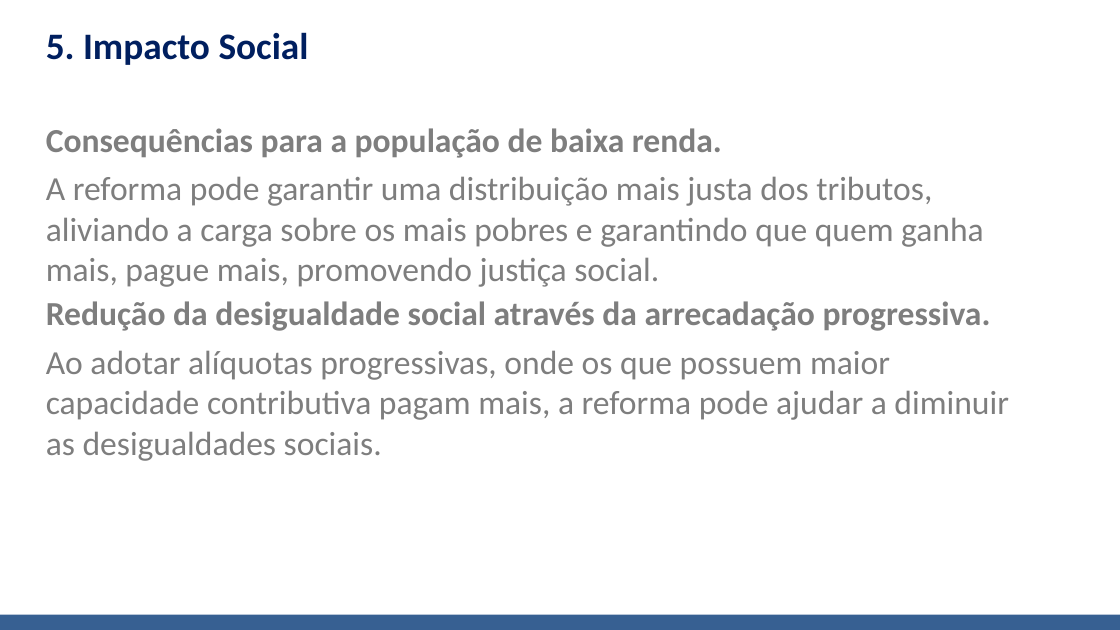
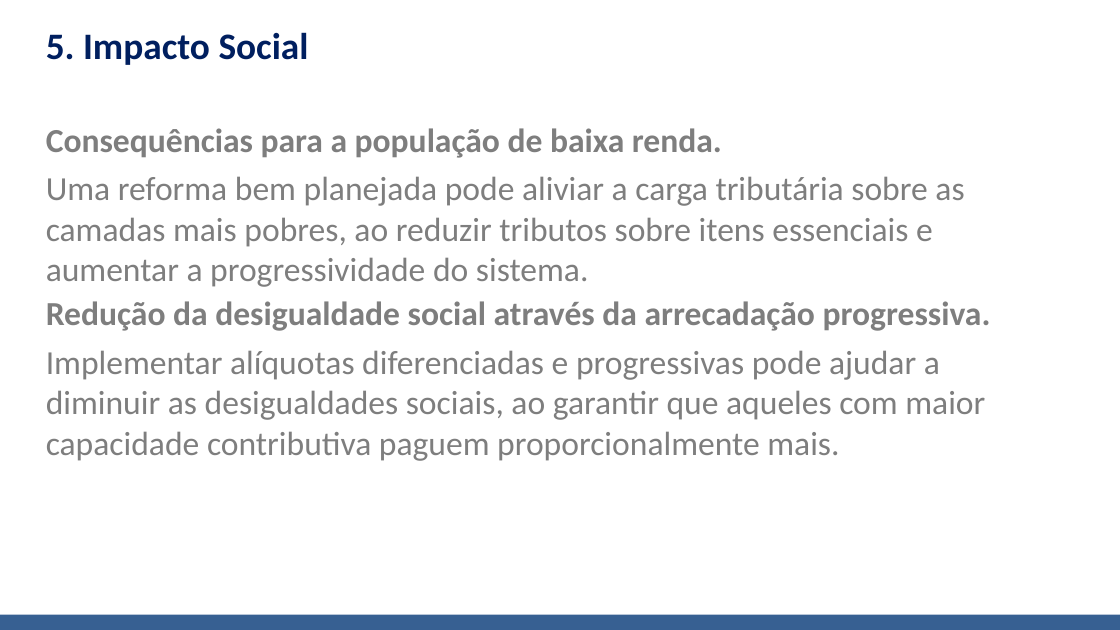
Before and after one commit to Arthur5252/apresentacao_ia, a slide deck: slide 6 of apresentacao.pptx. Drawn at 1120x630 pixels with LibreOffice and Linux fonts; fonts in the diff are those of the drawing; background and template pictures are left out. Boxes give left, top, right and bottom in pixels: in the first picture for what was removed or moved away, otherwise in the second. Text is boxed around its words. In the diff, an @@ line names an element or a change of style, - is before the commit and + after.

```diff
--- a/apresentacao.pptx
+++ b/apresentacao.pptx
@@ text at [46, 176, 964, 287]: text changed @@
-A reforma pode garantir uma distribuição mais justa dos tributos, aliviando a carga sobre os mais pobres e garantindo que quem ganha mais, pague mais, promovendo justiça social.
+Uma reforma bem planejada pode aliviar a carga tributária sobre as camadas mais pobres, ao reduzir tributos sobre itens essenciais e aumentar a progressividade do sistema.
@@ text at [46, 350, 985, 461]: text changed @@
-Ao adotar alíquotas progressivas, onde os que possuem maior capacidade contributiva pagam mais, a reforma pode ajudar a diminuir as desigualdades sociais.
+Implementar alíquotas diferenciadas e progressivas pode ajudar a diminuir as desigualdades sociais, ao garantir que aqueles com maior capacidade contributiva paguem proporcionalmente mais.
```
Also in this commit, not shown: 9 other slides changed, 5 other files.
